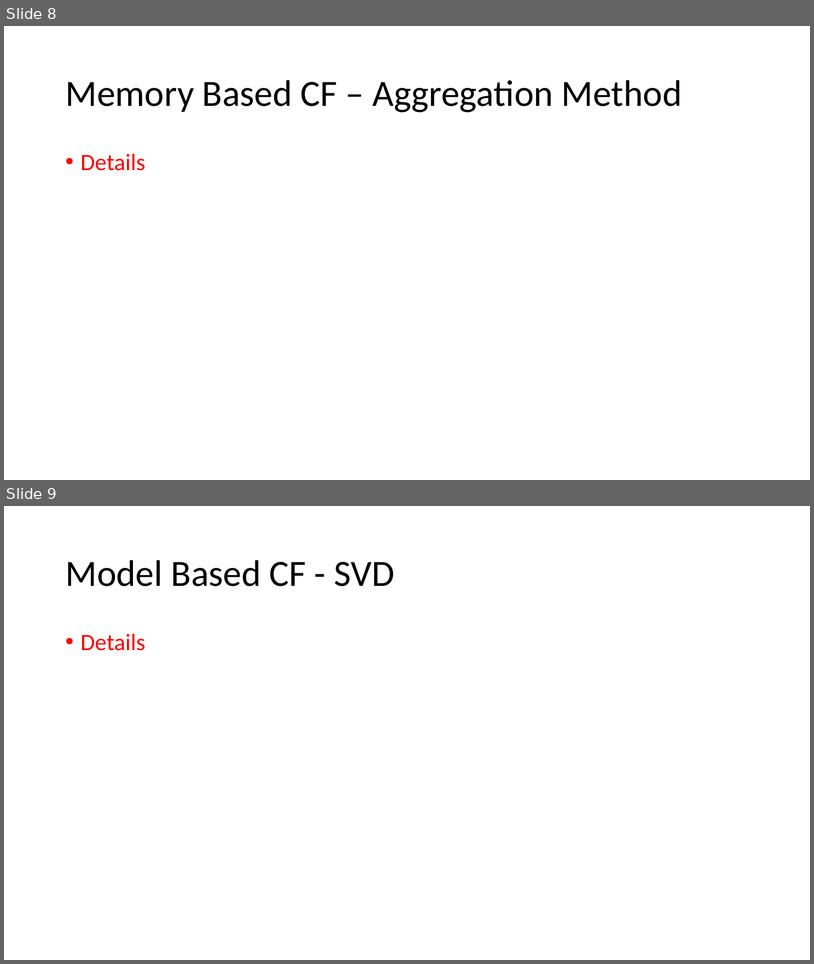
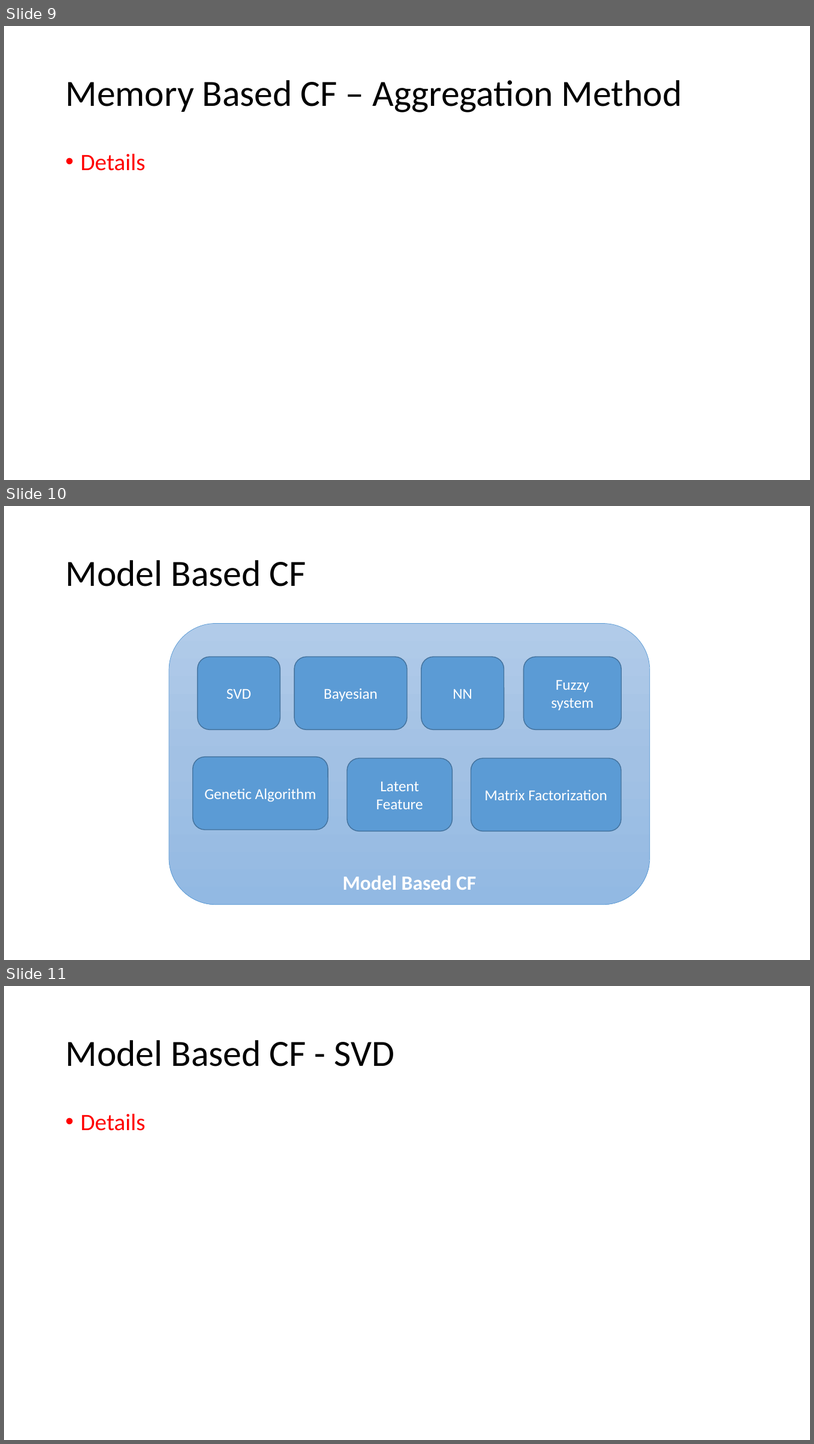
Before and after one commit to DibyamAgrawal/RS-ppt, a slide deck: summer_Basics of RS.pptx. Shown one above the other, each under a label of ours: slides 8 and 9 before the commit, slides 9, 10 and 11 after it. The pictures are 814x964 and 814x1444 pixels, drawn with LibreOffice and Linux fonts; fonts in the diff are those of the drawing. Boxes give left, top, right and bottom in pixels: in the first picture for what was removed or moved away, otherwise in the second. Text is boxed around its words. In the diff, an @@ line names an element or a change of style, - is before the commit and + after.

```diff
--- a/summer_Basics of RS.pptx
+++ b/summer_Basics of RS.pptx
@@ slide 10 added at [4,506,810,960], background #FFFFFF @@
@@ title added at [65,560,306,586], 44 pt, text #000000 @@
+Model Based CF
@@ rounded rectangle added at [169,624,650,904], fill gradient #B1CBE9 to #A3C1E5 to #93B9E4, outline #5B9BD5 0.5 pt, 24 pt, text #FFFFFF, bold @@
+Model Based CF
@@ rounded rectangle added at [198,657,281,729], fill #5B9BD5, outline #43739E 1 pt, 18 pt, text #FFFFFF @@
+SVD
@@ rounded rectangle added at [294,657,407,729], fill #5B9BD5, outline #43739E 1 pt, 18 pt, text #FFFFFF @@
+Bayesian
@@ rounded rectangle added at [422,657,504,729], fill #5B9BD5, outline #43739E 1 pt, 18 pt, text #FFFFFF @@
+NN
@@ rounded rectangle added at [524,657,621,729], fill #5B9BD5, outline #43739E 1 pt, 18 pt, text #FFFFFF @@
+Fuzzy system
@@ rounded rectangle added at [193,756,328,829], fill #5B9BD5, outline #43739E 1 pt, 18 pt, text #FFFFFF @@
+Genetic Algorithm
@@ rounded rectangle added at [347,758,452,831], fill #5B9BD5, outline #43739E 1 pt, 18 pt, text #FFFFFF @@
+Latent Feature
@@ rounded rectangle added at [471,758,621,831], fill #5B9BD5, outline #43739E 1 pt, 18 pt, text #FFFFFF @@
+Matrix Factorization
@@ what was slide 8 is now slide 9 @@
@@ what was slide 9 is now slide 11 @@
```
Also in this commit, not shown: 4 slides changed, 4 other slides added, 10 other files.
